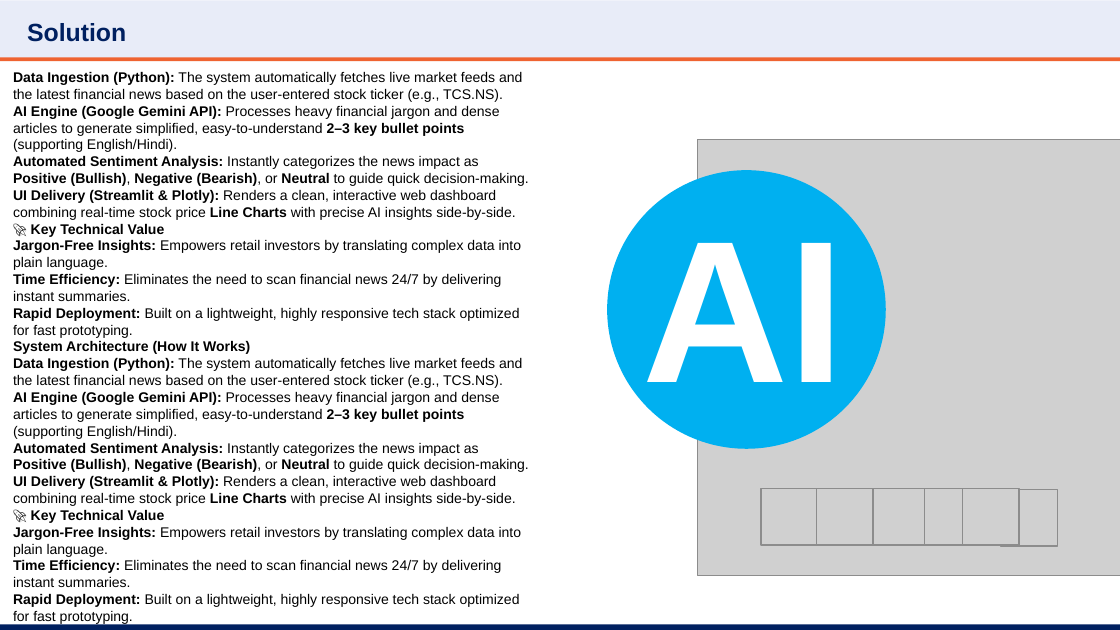
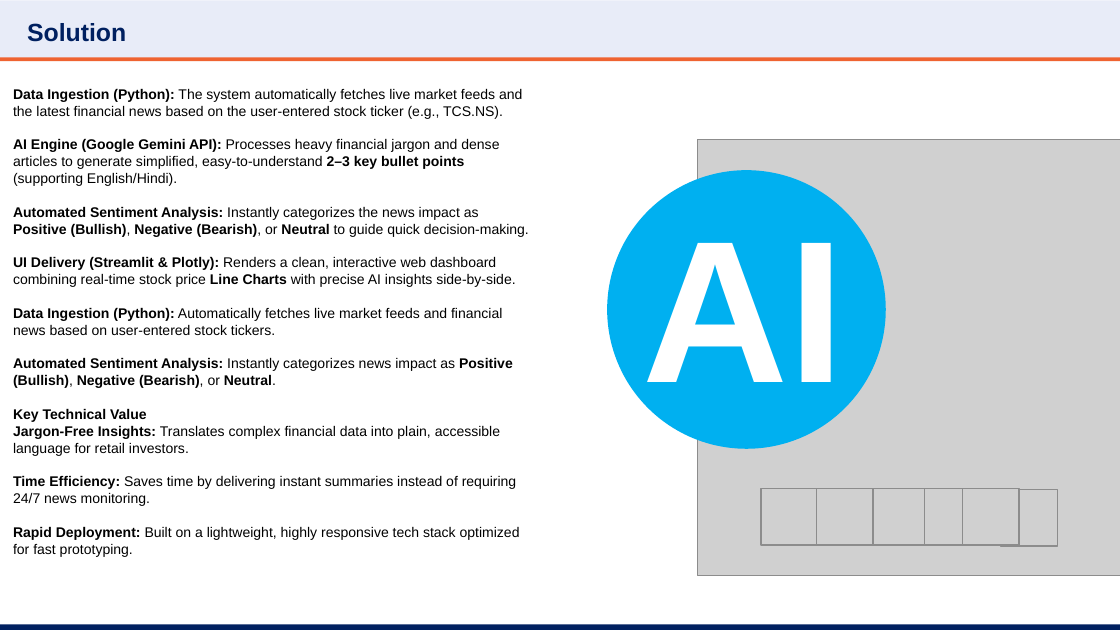
Before and after one commit to alisherpatkhan7-web/Final-Capston-Project-Finance-Generative-AI, a slide deck: slide 3 of Smart_Stock_Market_PPT.pptx. Drawn at 1120x630 pixels with LibreOffice and Linux fonts; fonts in the diff are those of the drawing; grey boxes stand for pictures; background and template pictures are left out. Boxes give left, top, right and bottom in pixels: in the first picture for what was removed or moved away, otherwise in the second. Text is boxed around its words. In the diff, an @@ line names an element or a change of style, - is before the commit and + after.

Commit message:
Initial commit: AI Stock Pro Analyst

```diff
--- a/Smart_Stock_Market_PPT.pptx
+++ b/Smart_Stock_Market_PPT.pptx
@@ text at bbox=[13, 308, 516, 506]: text changed @@
-🚀 Key Technical Value
-Jargon-Free Insights: Empowers retail investors by translating complex data into plain language.
-Time Efficiency: Eliminates the need to scan financial news 24/7 by delivering instant summaries.
+Data Ingestion (Python): Automatically fetches live market feeds and financial news based on user-entered stock tickers.
+Automated Sentiment Analysis: Instantly categorizes news impact as Positive (Bullish), Negative (Bearish), or Neutral.
+Key Technical Value
+Jargon-Free Insights: Translates complex financial data into plain, accessible language for retail investors.
+Time Efficiency: Saves time by delivering instant summaries instead of requiring 24/7 news monitoring.
@@ text at bbox=[13, 341, 529, 625]: paragraphs removed @@
-System Architecture (How It Works)
-Data Ingestion (Python): The system automatically fetches live market feeds and the latest financial news based on the user-entered stock ticker (e.g., TCS.NS).
-AI Engine (Google Gemini API): Processes heavy financial jargon and dense articles to generate simplified, easy-to-understand 2–3 key bullet points (supporting English/Hindi).
-Automated Sentiment Analysis: Instantly categorizes the news impact as Positive (Bullish), Negative (Bearish), or Neutral to guide quick decision-making.
-UI Delivery (Streamlit & Plotly): Renders a clean, interactive web dashboard combining real-time stock price Line Charts with precise AI insights side-by-side.
-🚀 Key Technical Value
-Jargon-Free Insights: Empowers retail investors by translating complex data into plain language.
-Time Efficiency: Eliminates the need to scan financial news 24/7 by delivering instant summaries.
-Rapid Deployment: Built on a lightweight, highly responsive tech stack optimized for fast prototyping.
```
Also in this commit, not shown: 4 other slides changed, 1 slide added, 5 other files.
